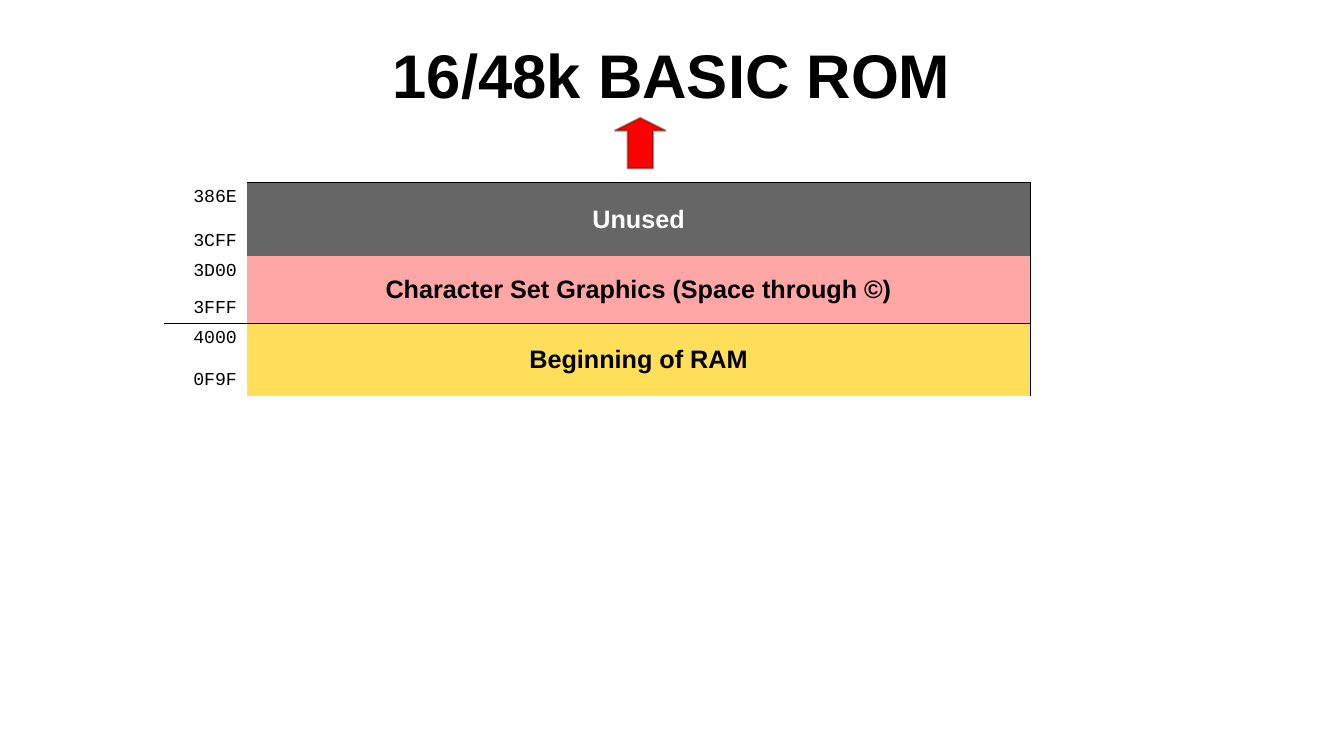
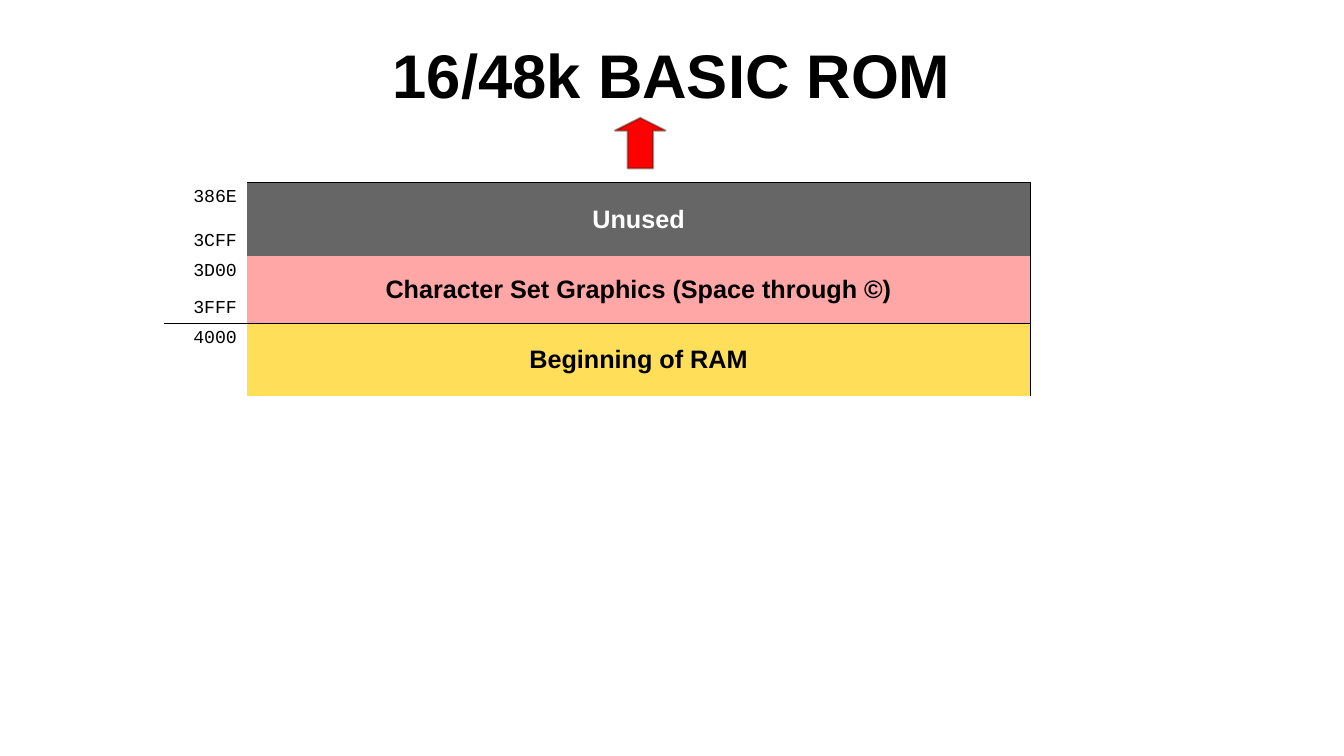
Before and after one commit to SlithyMatt/zxs-assembly-tutorial, a slide deck: slide 8 of Lesson10/Lesson10.odp. Drawn at 1344x756 pixels with LibreOffice and Linux fonts; fonts in the diff are those of the drawing. Boxes give left, top, right and bottom in pixels: in the first picture for what was removed or moved away, otherwise in the second. Text is boxed around its words. In the diff, an @@ line names an element or a change of style, - is before the commit and + after.

Commit message:
fix to slide

```diff
--- a/Lesson10/Lesson10.odp
+++ b/Lesson10/Lesson10.odp
@@ table at (x1=164, y1=182, x2=1030, y2=394) @@
-row 6, column 1: 0F9F
+row 6, column 1: 
```
